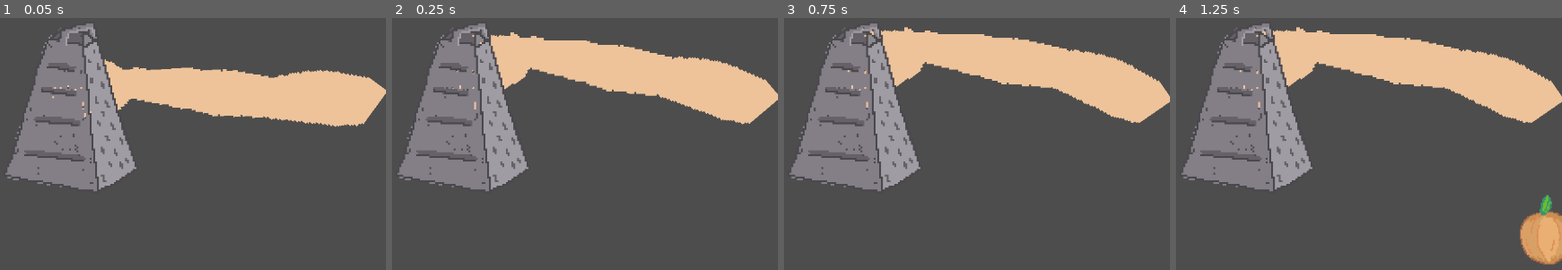
Above: before the commit, frames 1-4 (left to right).
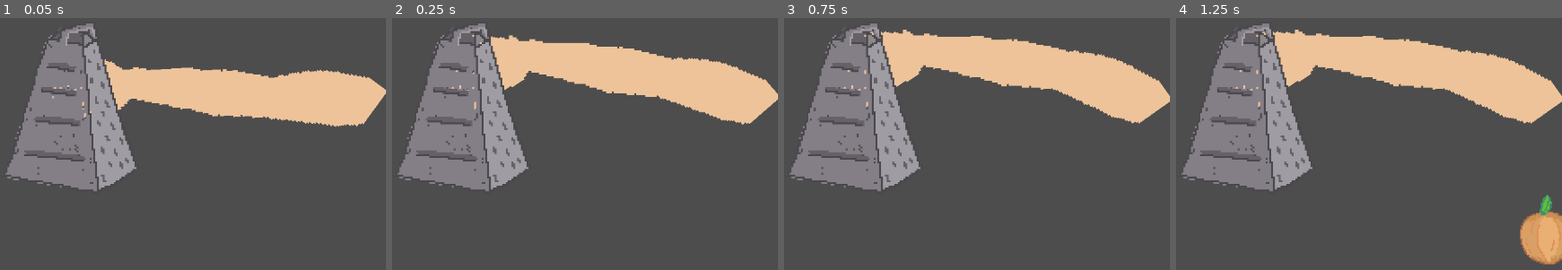
Above: after the commit, the same moments.

Repository: PeaceMonster/EpicWe-Gamejam2024
Game: Godot game, scene res://scenes/main.tscn
Two runs of this game, one before a commit and one after it. Both use one fixed random seed, a clock stepped at 60 frames per second and the inputs below.
Inputs (mouse positions are in pixels of both pictures, inside the frame that each line leads up to):
- Up to frame 1 (0.05 s): no input
- Up to frame 2 (0.25 s): no input
- Up to frame 3 (0.75 s): move the mouse to (849, 98) at 0.52 s
- Up to frame 4 (1.25 s): no input

Frame 1 is identical in both runs. In frame 2, 1.1% of the frame differs, in the area x 15-100%, y 5-43%; in frame 3, 1.1%; in frame 4, 1.1%.

Commit message:
Small fixes

Diff:
--- a/event_bus.gd
+++ b/event_bus.gd
@@ -1,7 +1,7 @@
 extends Node
-
 
 signal done_grating
 
+
 func done_grating_emit():
 	emit_signal("done_grating")
--- a/scenes/Grabable/grabcomponent.gd
+++ b/scenes/Grabable/grabcomponent.gd
@@ -26,14 +26,14 @@
 			grabbed = false
 
 # Vi skal nok finde ud af at gøre dette
-func _process(delta: float) -> void:
+func _process(_delta: float) -> void:
 	if grabbed:
 		parent.global_position = grabber.global_position - position_delta
 
 func removed():
 	emit_signal("grab_end")
 
-func _on_area_exited(area: Area2D) -> void:
+func _on_area_exited(_area: Area2D) -> void:
 	mouse_inside = false
 
 
--- a/scenes/GrateComponent/gratecomponent.gd
+++ b/scenes/GrateComponent/gratecomponent.gd
@@ -1,12 +1,8 @@
 extends Area2D
-
-signal grate_done
-
-
 
 @export var parent : Node2D
 @export var grate_hardness : = 10.0
-@export var health : = 20
+@export var health : = 20.0
 @onready var particles : = $CPUParticles2D
 @export var particle_color : Color = Color.WHITE
 var rng = RandomNumberGenerator.new()
@@ -18,7 +14,7 @@
 
 func grate(velocity: float, delta: float):
 	if velocity * delta > grate_hardness / 100:
-		health -= delta
+		health -= 0.1
 		particles.emitting = true
 
 	if health <= 0:
@@ -27,11 +23,11 @@
 
 
 
-func _on_area_entered(area: Area2D) -> void:
+func _on_area_entered(_area: Area2D) -> void:
 	grating = true
 
 
-func _on_area_exited(area: Area2D) -> void:
+func _on_area_exited(_area: Area2D) -> void:
 	grating = false
 
 func _input(event: InputEvent) -> void:
@@ -39,6 +35,7 @@
 		EventBus.done_grating_emit()
 		parent.queue_free()
 
+
 func _process(delta: float) -> void:
 	if grating and not prev_pos == self.global_position:
 		grate(abs(global_position.y - prev_pos.y), delta)
--- a/scenes/VisualArm2/visual_arm_2.tscn
+++ b/scenes/VisualArm2/visual_arm_2.tscn
@@ -28,15 +28,19 @@
 joint_data/2/bone2d_node = NodePath("Bone2D/Bone2D/Bone2D")
 joint_data/2/rotate_from_joint = false
 joint_data/2/enable_constraint = true
-joint_data/2/constraint_angle_min = -43.204
-joint_data/2/constraint_angle_max = 126.741
+joint_data/2/constraint_angle_min = -39.454
+joint_data/2/constraint_angle_max = 104.601
 joint_data/2/constraint_angle_invert = true
 joint_data/2/constraint_in_localspace = true
 joint_data/2/editor_draw_gizmo = true
 joint_data/3/bone_index = 3
 joint_data/3/bone2d_node = NodePath("Bone2D/Bone2D/Bone2D/Tip")
-joint_data/3/rotate_from_joint = false
-joint_data/3/enable_constraint = false
+joint_data/3/rotate_from_joint = true
+joint_data/3/enable_constraint = true
+joint_data/3/constraint_angle_min = -3.805
+joint_data/3/constraint_angle_max = 360.0
+joint_data/3/constraint_angle_invert = false
+joint_data/3/constraint_in_localspace = true
 joint_data/3/editor_draw_gizmo = true
 
 [sub_resource type="SkeletonModificationStack2D" id="SkeletonModificationStack2D_6cosv"]
@@ -82,8 +86,8 @@
 position = Vector2(81, 1)
 rest = Transform2D(1, 0, 0, 1, 81, 1)
 auto_calculate_length_and_angle = false
-length = 38.239
-bone_angle = 0.0
+length = 36.9837
+bone_angle = -0.524703
 metadata/_local_pose_override_enabled_ = true
 
 [node name="Sprite2D" type="Sprite2D" parent="Skeleton2D/Bone2D/Bone2D/Bone2D"]
@@ -96,6 +100,9 @@
 rotation = 2.57618
 scale = Vector2(1.00001, 1.00001)
 rest = Transform2D(1, 0, 0, 1, 44, 0)
+auto_calculate_length_and_angle = false
+length = 12.045
+bone_angle = -360.0
 metadata/_local_pose_override_enabled_ = true
 
 [node name="Marker2D" type="Marker2D" parent="."]
--- a/scenes/main.gd
+++ b/scenes/main.gd
@@ -19,7 +19,7 @@
 
 
 # Called every frame. 'delta' is the elapsed time since the previous frame.
-func _process(delta: float) -> void:
+func _process(_delta: float) -> void:
 	pass
 
 func spawn_next():
